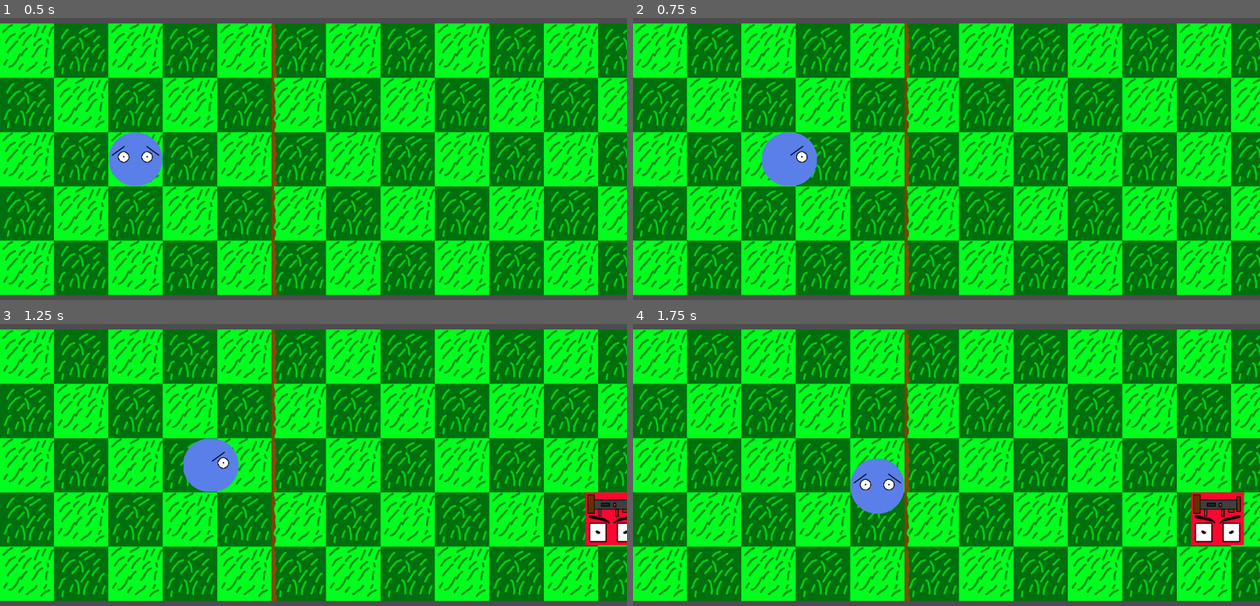
Above: before the commit, frames 1-4 (two rows, left to right).
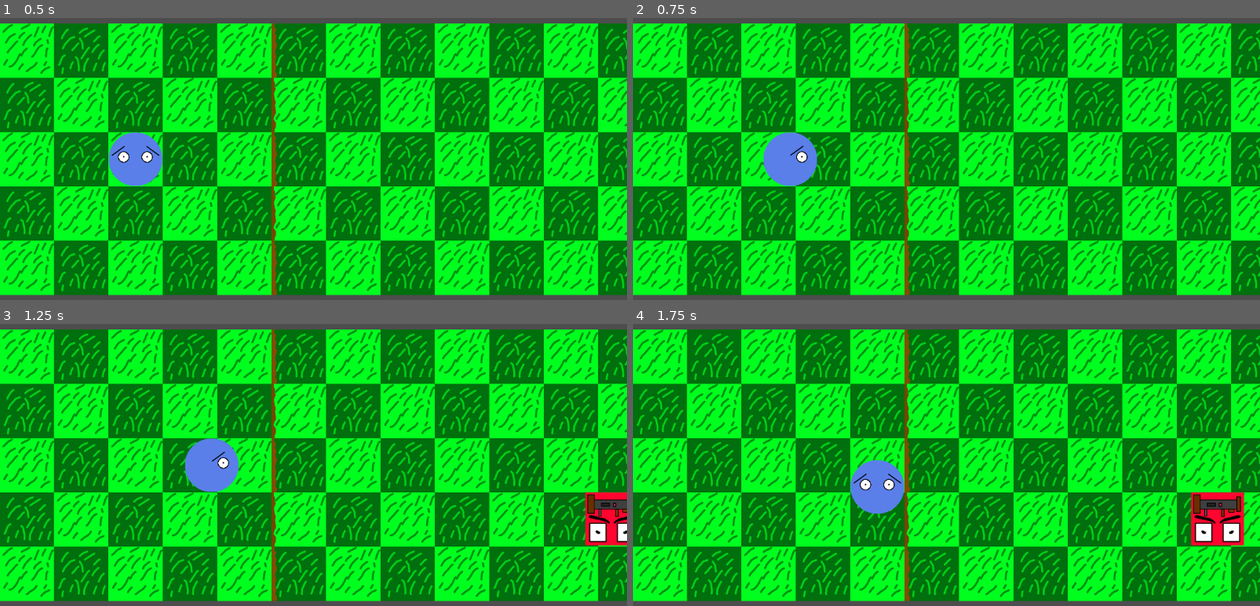
Above: after the commit, the same moments.

Repository: Killfreek/Rats
Game: Godot game, scene res://main.tscn
Two runs of this game, one before a commit and one after it. Both use one fixed random seed, a clock stepped at 60 frames per second and the inputs below.
Inputs:
- Up to frame 1 (0.5 s): no input
- Up to frame 2 (0.75 s): tap Enter at 0.5 s; hold D (MoveRight) from 0.53 s (still down); hold Space (SpawnPlayer) from 0.53 s (still down)
- Up to frame 3 (1.25 s): keep holding D (MoveRight); keep holding Space (SpawnPlayer)
- Up to frame 4 (1.75 s): release D (MoveRight) at 1.28 s; release Space (SpawnPlayer) at 1.28 s; hold S (MoveDown) from 1.28 s (still down); tap Space (SpawnPlayer) at 1.35 s

Frame 1 is identical in both runs. In frame 2, less than 0.1% of the frame differs, in the area x 20-25%, y 40-60%; in frame 3, less than 0.1%, in the area x 29-34%, y 40-60%; in frame 4, less than 0.1%.

Commit message:
added respawning of player
press space bar to respawn the player

Diff:
--- a/EnemyBots/EnemySpawnController.gd
+++ b/EnemyBots/EnemySpawnController.gd
@@ -2,7 +2,7 @@
 
 @export var spawnLocations : Array[Node2D]
 @export var enemyScene : Array[PackedScene]
-@export var playerNode : Area2D
+var playerNode : Area2D
 
 var spawnLocationsUseState : Array[bool]
 
@@ -12,7 +12,7 @@
 	spawnLocationsUseState.resize(spawnLocations.size());
 	spawnLocationsUseState.fill(false);
 
-	playerNode.connect("tree_exiting",_on_player_despawn);
+	#playerNode.connect("tree_exiting",_on_player_despawn);
 
 	continueSpawnaing = true;
 
@@ -32,8 +32,6 @@
 
 			add_child(enemy);
 			spawnLocationsUseState[rngNumber] = true;
-	else:
-		print("spawn enemy timmer still firing need to disable it");
 
 func _on_enemy_despawn(index : int):
 	spawnLocationsUseState[index] = false;
--- a/Player/PlayerSpawnController.gd
+++ b/Player/PlayerSpawnController.gd
@@ -6,16 +6,31 @@
 @export var PlayerAreaTopLeftCorner : Node2D
 @export var PlayerAreaBottomRightCorner : Node2D
 
+@export var EnemySpawnController : Node2D
+
 var canSpawn : bool
 
 func _ready():
-	canSpawn = true;
+	SpawnPlayer();
 
 func _process(delta):
 	if Input.is_action_pressed("SpawnPlayer") && canSpawn:
-		canSpawn = false;
-		var player = player.instantiate();
-		player.PlayerAreaTopLeftCorner = PlayerAreaTopLeftCorner;
-		player.PlayerAreaBottomRightCorner = PlayerAreaBottomRightCorner;
-		player.position = playerSpawnLocation;
-		add_child(player);
+		SpawnPlayer();
+
+func playerDied():
+	canSpawn = true;
+
+func SpawnPlayer():
+	canSpawn = false;
+	var player = player.instantiate();
+	player.PlayerAreaTopLeftCorner = PlayerAreaTopLeftCorner;
+	player.PlayerAreaBottomRightCorner = PlayerAreaBottomRightCorner;
+	player.position = playerSpawnLocation;
+	player.name = "Player";
+	add_child(player);
+
+	var playerNode = get_node("Player");
+	playerNode.connect("player_died", playerDied);
+	playerNode.connect("tree_exiting",EnemySpawnController._on_player_despawn);
+	EnemySpawnController.playerNode = playerNode;
+	EnemySpawnController.continueSpawnaing = true;
--- a/Player/player.gd
+++ b/Player/player.gd
@@ -20,6 +20,8 @@
 var lastButtonClicked = 0;
 var originalDistanceForMovement : float
 var movementStartPoint : Vector2
+
+signal player_died;
 
 # Called when the node enters the scene tree for the first time.
 func _ready():
@@ -107,4 +109,5 @@
 func takeDamage(damage : int):
 	health =- damage;
 	if (health <= 0):
+		player_died.emit();
 		queue_free();
--- a/main.tscn
+++ b/main.tscn
@@ -16,12 +16,11 @@
 [node name="Camera2D" type="Camera2D" parent="."]
 position = Vector2(577, 256)
 
-[node name="EnemySpawnLocations" type="Node2D" parent="." node_paths=PackedStringArray("spawnLocations", "playerNode")]
+[node name="EnemySpawnLocations" type="Node2D" parent="." node_paths=PackedStringArray("spawnLocations")]
 position = Vector2(1150, 49)
 script = ExtResource("3_a5ssk")
 spawnLocations = [NodePath("EnemySpawnLocation1"), NodePath("EnemySpawnLocation2"), NodePath("EnemySpwanLocation3"), NodePath("EnemySpwanLocation4"), NodePath("EnemySpwanLocation5")]
 enemyScene = Array[PackedScene]([ExtResource("4_dhptn"), ExtResource("4_ercyg"), ExtResource("4_48ijb")])
-playerNode = NodePath("../PlayerController/Player")
 
 [node name="EnemySpawnLocation1" type="Node2D" parent="EnemySpawnLocations"]
 
@@ -49,18 +48,13 @@
 position = Vector2(0, 246.5)
 shape = SubResource("RectangleShape2D_pec6s")
 
-[node name="PlayerController" type="Node2D" parent="." node_paths=PackedStringArray("PlayerAreaTopLeftCorner", "PlayerAreaBottomRightCorner")]
+[node name="PlayerController" type="Node2D" parent="." node_paths=PackedStringArray("PlayerAreaTopLeftCorner", "PlayerAreaBottomRightCorner", "EnemySpawnController")]
 script = ExtResource("5_xl7qq")
 player = ExtResource("1_yy6vf")
 playerSpawnLocation = Vector2(250, 250)
 PlayerAreaTopLeftCorner = NodePath("PlayerAreaTopLeft")
 PlayerAreaBottomRightCorner = NodePath("PlayerAreaBottomRight")
-
-[node name="Player" parent="PlayerController" node_paths=PackedStringArray("PlayerAreaTopLeftCorner", "PlayerAreaBottomRightCorner") instance=ExtResource("1_yy6vf")]
-top_level = true
-position = Vector2(250, 250)
-PlayerAreaTopLeftCorner = NodePath("../PlayerAreaTopLeft")
-PlayerAreaBottomRightCorner = NodePath("../PlayerAreaBottomRight")
+EnemySpawnController = NodePath("../EnemySpawnLocations")
 
 [node name="PlayerAreaTopLeft" type="Node2D" parent="PlayerController"]
 
